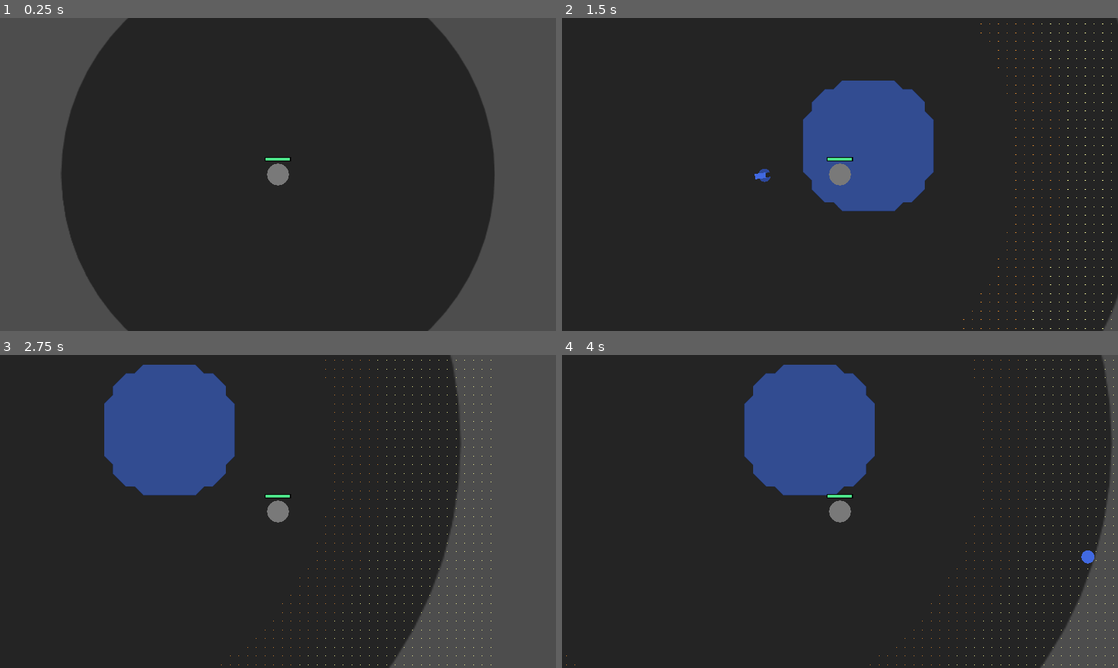
Above: before the commit, frames 1-4 (two rows, left to right).
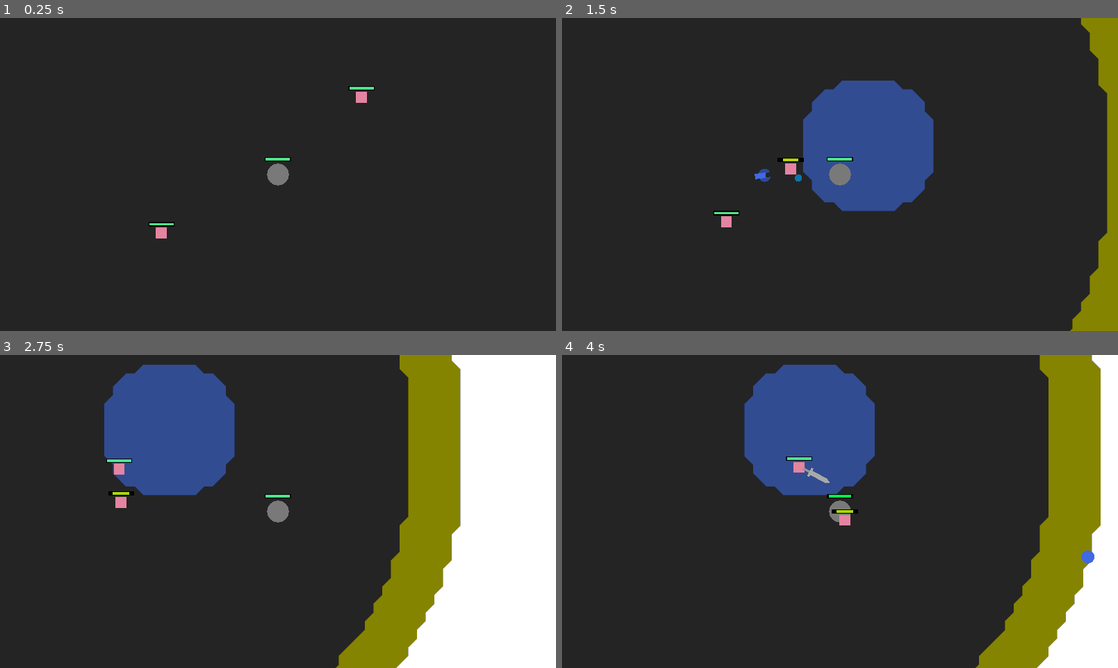
Above: after the commit, the same moments.

Repository: alhimik12/eclipse_showdown
Game: Godot game, scene res://levels/world.tscn
The game is run twice, just before and just after one commit, with the same random seed, the same clock (stepped at 60 frames per second) and the same inputs.
Inputs (mouse positions are in pixels of both pictures, inside the frame that each line leads up to):
- Up to frame 1 (0.25 s): no input
- Up to frame 2 (1.5 s): move the mouse to (962, 158) at 0.52 s; press the mouse at (962, 158) at 0.53 s; hold D (move_right) 0.53-1.28 s; move the mouse to (728, 190) at 1.27 s; release the mouse at (728, 190) at 1.28 s; hold S (move_down) from 1.28 s (still down); right-click (728, 190) at 1.35 s
- Up to frame 3 (2.75 s): move the mouse to (333, 442) at 2.02 s; release S (move_down) at 2.03 s; hold D (move_right) from 2.03 s (still down); tap Mouse wheel down (select_down) at 2.1 s
- Up to frame 4 (4 s): move the mouse to (812, 574) at 2.77 s; release D (move_right) at 2.78 s; hold Q (loadup1) 2.78-3.53 s; tap Mouse wheel up (select_up) at 2.85 s; move the mouse to (1006, 558) at 3.52 s; press the mouse at (1006, 558) at 3.53 s; hold A (more_left) from 3.53 s (still down)

The runs differ from the first frame. In frame 1, 30% of the frame differs, in the area x 0-100%, y 0-100%; in frame 2, 4.1%; in frame 3, 30%, in the area x 19-100%, y 0-100%; in frame 4, 16%.

Commit message:
abandoned moving sun idea + bugfixes

Diff:
--- a/characters/character_class.gd
+++ b/characters/character_class.gd
@@ -12,6 +12,9 @@
 var can_attack = true
 var previous_position = Vector2.ZERO
 var break_radius = 3
+
+func die():
+	queue_free()
 
 func _ready():
 	pass
@@ -42,6 +45,9 @@
 		can_attack = false
 
 	var cell_type = tilemap.get_cell_type(global_position)
+	var sun = tilemap.get_node("sun")
+	if global_position.distance_to(sun.center) > (sun.radius + sun.width) * 20:
+		cell_type = 5
 	match cell_type:
 		0:
 			speed_change = 0.4
--- a/characters/components/hp_manager.gd
+++ b/characters/components/hp_manager.gd
@@ -13,6 +13,7 @@
 	hp -= dmg
 	if hp <= 0:
 		hp = 0
+		get_parent().die()
 	if hp > hp_max:
 		hp = hp_max
 
--- a/characters/enemies/abilities/knife_throw.gd
+++ b/characters/enemies/abilities/knife_throw.gd
@@ -2,6 +2,7 @@
 
 var knife_sc = preload("res://characters/enemies/projectiles/knife.tscn")
 var distance = 160
+var distance_mult = 1
 var duration = 0.3
 var delay = 0.2
 var knife
@@ -10,8 +11,10 @@
 	knife = knife_sc.instantiate()
 	knife.character = get_parent()
 	var speed_mult = enemy.get_speed(1)
-	if speed_mult != 1:
+	if enemy.effect_manager.has_effect["burn"]:
 		knife.modulate = Color.INDIAN_RED
+	else:
+		knife.modulate = Color.DARK_GRAY
 	knife.distance = enemy.get_speed(distance)
 	knife.duration = duration
 	get_parent().get_parent().add_child(knife)
--- a/characters/enemies/bug.gd
+++ b/characters/enemies/bug.gd
@@ -15,6 +15,8 @@
 	global_position = global_position.move_toward(player.global_position, get_speed(speed) * delta)
 	if effect_manager.has_effect["stun"]:
 		can_attack = false
+	if effect_manager.has_effect["burn"]:
+		speed_change = 1.8
 
 func attack(delta):
 	$dash.use()
--- a/characters/enemies/projectiles/enemy_projectile_class.gd
+++ b/characters/enemies/projectiles/enemy_projectile_class.gd
@@ -1,4 +1,20 @@
 class_name enemy_projectile_class extends projectile_class
+
+@export var elemental_color: bool = false
 
 func init():
 	pass
+
+func _ready():
+	print(modulate)
+	area2d.monitoring = true
+	area2d.area_entered.connect(area_entered)
+	if elemental_color:
+		modulate = tilemap.alchemy.element_colors[element]
+
+	start_timer.wait_time = start_time
+	start_timer.one_shot = true
+	start_timer.timeout.connect(on_start)
+	add_child(start_timer)
+	start_timer.start()
+	ready()
--- a/characters/enemies/projectiles/knife.tscn
+++ b/characters/enemies/projectiles/knife.tscn
@@ -15,7 +15,7 @@
 
 [node name="Area2D" type="Area2D" parent="."]
 collision_layer = 0
-collision_mask = 2
+collision_mask = 4
 
 [node name="CollisionShape2D" type="CollisionShape2D" parent="Area2D"]
 position = Vector2(13.5, 0)
--- a/characters/player/player.tscn
+++ b/characters/player/player.tscn
@@ -25,7 +25,7 @@
 texture = ExtResource("1_slvn6")
 
 [node name="Area2D" type="Area2D" parent="."]
-collision_layer = 2
+collision_layer = 4
 collision_mask = 0
 
 [node name="CollisionShape2D" type="CollisionShape2D" parent="Area2D"]
--- a/characters/player/weapons/dartblow.gd
+++ b/characters/player/weapons/dartblow.gd
@@ -5,13 +5,12 @@
 var ammo = max_ammo
 
 func loadup():
-	if ammo < max_ammo:
-		var cell_type = get_cell()
-		if cell_type != -1:
-			element = cell_type
-			ammo = max_ammo
-			clear_cells(cell_type)
-			return true
+	var cell_type = get_cell()
+	if cell_type != -1:
+		element = cell_type
+		ammo = max_ammo
+		clear_cells(cell_type)
+		return true
 	return false
 
 func shoot(time_modifier):
--- a/characters/player/weapons/dartblow.tscn
+++ b/characters/player/weapons/dartblow.tscn
@@ -6,4 +6,4 @@
 script = ExtResource("1_x6det")
 projectile = "res://characters/projectiles/imbued_dart.tscn"
 reload_time = 0.1
-shoot_time = 0.4
+shoot_time = 0.6
--- a/characters/projectiles/imbued_dart.gd
+++ b/characters/projectiles/imbued_dart.gd
@@ -15,6 +15,8 @@
 func hit(target):
 	if element != -1:
 		target.effect_manager.apply_effect(get_element(target))
+	else:
+		dmg /= 2
 	target.get_damage(dmg)
 	hp -= 1
 
--- a/characters/projectiles/projectile_class.gd
+++ b/characters/projectiles/projectile_class.gd
@@ -7,7 +7,7 @@
 @onready var start_timer: Timer = Timer.new()
 @export var start_time = 0.08
 var hp = 1
-@export var dmg: float = 20
+@export var dmg: float = 10
 
 func _ready():
 	area2d.monitoring = true
--- a/levels/world.tscn
+++ b/levels/world.tscn
@@ -15,3 +15,9 @@
 
 [node name="bug" parent="." instance=ExtResource("3_e037o")]
 position = Vector2(-200000, -3)
+
+[node name="bug2" parent="." instance=ExtResource("3_e037o")]
+position = Vector2(-313, 157)
+
+[node name="bug3" parent="." instance=ExtResource("3_e037o")]
+position = Vector2(229, -212)
--- a/potions/engine/marching_squares.gd
+++ b/potions/engine/marching_squares.gd
@@ -7,16 +7,20 @@
 	update()
 
 func refresh(new_points):
+	#print(Time.get_ticks_usec())
 	var cell_new = []
+	#print(len(new_points))
 	for point in new_points:
+		#print("A  ", Time.get_ticks_usec())
 		call_from_point(clear_point, [point, 0, 0, 0])
 		for layer in range(6):
 			call_from_point(remove_from_dict, [point, cell_points, 0, layer])
 		var layer = points.get_cell_source_id(0, point)
-
+		#print("B  ", Time.get_ticks_usec())
 		call_from_point(add_to_list, [point, cell_new, 0, layer])
-
+		#print("C  ", Time.get_ticks_usec())
 		call_from_point(add_to_dict, [point, cell_points, 0, layer])
+	#print("D  ", Time.get_ticks_usec())
 
 	for key in cell_new:
 		for layer in range(6):
@@ -26,6 +30,8 @@
 				var cell = key[0]
 				var cell_type = get_cell_type(values)
 				set_cell(layer, cell, 0, cell_type)
+
+	#print("F  ", Time.get_ticks_usec())
 
 func clear_point(point, _a, _b, _c):
 	for layer in range(6):
--- a/potions/engine/sun.gd
+++ b/potions/engine/sun.gd
@@ -3,10 +3,10 @@
 @onready var tilemap: tile_map_class = get_parent()
 @onready var camera = get_tree().get_first_node_in_group("camera")
 var center = Vector2.ZERO
-var radius = 30
+var radius = 40
 var light_width = 6
 var width = 10
-var clear_radius = 2
+var clear_width = 2
 
 func fill_cell(coordinates: Vector2i, type: int = 0):
 	#var new_type = alchemy.combine_elements(points.get_cell_source_id(0, coordinates), type)
@@ -31,19 +31,35 @@
 
 func set_sun_cell(coords):
 	var dist_to_center = (coords-tilemap.get_cell_coords(center, self)).length()
-	if dist_to_center < radius:
+	if dist_to_center < radius - clear_width:
 		set_cell(0, coords, -1, Vector2i.ZERO)
+	elif dist_to_center < radius:
+		set_cell(0, coords, 6, Vector2i.ZERO)
 	elif dist_to_center < radius + light_width:
 		set_cell(0, coords, 3, Vector2i.ZERO)
 	else:
 		set_cell(0, coords, 5, Vector2i.ZERO)
 
 func timer_timeout():
-	center.x += 25 * $Timer.wait_time
+	center.x += 40
 	update()
 
 func update():
 	clear()
-	tilemap.compute_rectangle_with_hole(center, Vector2(1, 1) * 60 * 32, radius-clear_radius, set_sun_cell, [])
+	tilemap.compute_rectangle_with_hole(center, Vector2(1, 1)*(radius+width)*60,\
+	 radius-clear_width, set_sun_cell, [])
 	$shadow.global_position = center
 	$shadow.scale = Vector2(1, 1) * 1 / 20 * (radius + width) * 0.9
+	transfer_to_points()
+
+func transfer_to_points():
+	var cells = get_used_cells(0)
+	for cell in cells:
+		var src = get_cell_source_id(0, cell)
+		if src == 6:
+			tilemap.clear_cell(cell, 3)
+			tilemap.clear_cell(cell, 5)
+		else:
+			tilemap.set_cell(cell, src)
+	#$"../visuals".refresh(cells)
+	$"../visuals".update()
--- a/potions/engine/tile_map.gd
+++ b/potions/engine/tile_map.gd
@@ -19,6 +19,39 @@
 			binary_string.append(0)
 		count -= 1
 	return binary_string
+
+func compute_ring(center, radius_main, radius, callable, arguments):
+	var center_cell = get_cell_coords(center, points)
+	var size = Vector2(radius_main * 2, radius_main * 2)
+	var radius_circ = radius_main / 20
+	var edges = [center.x - size.x/2, center.x + size.x/2,\
+	 center.y - size.y/2, center.y + size.y/2]
+	var up_left_corner = get_cell_coords(Vector2(edges[0], edges[2]), points)
+	var pointer = up_left_corner
+	var bounds = get_cell_coords(Vector2(center.x, edges[3]), points)
+	while pointer.y <= bounds.y:
+		pointer.x = up_left_corner.x
+		var dist_to_center = (pointer-center_cell).length()
+		while pointer.x <= bounds.x and dist_to_center >= radius:
+			if dist_to_center <= radius_circ:
+				print(radius_circ)
+				compute_cell(pointer, callable, arguments)
+				pointer.x += 1
+				dist_to_center = (pointer-center_cell).length()
+		pointer.y += 1
+
+	var up_right_corner = get_cell_coords(Vector2(edges[1], edges[2]), points)
+	pointer = up_right_corner
+	bounds = get_cell_coords(Vector2(center.x, edges[3]), points )
+	while pointer.y <= bounds.y:
+		pointer.x = up_right_corner.x
+		var dist_to_center = (pointer-center_cell).length()
+		while pointer.x >= bounds.x and dist_to_center >= radius:
+			if dist_to_center <= radius_circ:
+				compute_cell(pointer, callable, arguments)
+				pointer.x -= 1
+				dist_to_center = (pointer-center_cell).length()
+		pointer.y += 1
 
 func compute_rectangle_with_hole(center, size, radius, callable, arguments):
 	var center_cell = get_cell_coords(center, points)
@@ -113,6 +146,9 @@
 		pointer += direction
 	return changed_cells
 
+func set_cell(coords, type):
+	points.set_cell(0, coords, type, Vector2.ZERO)
+
 func fill_cell(coordinates: Vector2i, type: int = 0):
 	var new_type = alchemy.combine_elements(points.get_cell_source_id(0, coordinates), type)
 	points.set_cell(0, coordinates, new_type, Vector2i.ZERO)
--- a/potions/engine/tile_map.tscn
+++ b/potions/engine/tile_map.tscn
@@ -8,6 +8,9 @@
 [ext_resource type="Script" path="res://potions/engine/marching_squares.gd" id="5_kkej3"]
 [ext_resource type="Script" path="res://potions/engine/controls.gd" id="6_l88g6"]
 [ext_resource type="Script" path="res://potions/engine/sun.gd" id="6_t3c8w"]
+
+[sub_resource type="TileSet" id="TileSet_egcye"]
+tile_size = Vector2i(10, 10)
 
 [sub_resource type="TileSetAtlasSource" id="TileSetAtlasSource_4vweb"]
 resource_name = "water"
@@ -51,7 +54,14 @@
 0:0/0 = 0
 0:0/0/modulate = Color(1, 1, 0.603922, 1)
 
-[sub_resource type="TileSet" id="TileSet_egcye"]
+[sub_resource type="TileSetAtlasSource" id="TileSetAtlasSource_5k5kw"]
+resource_name = "delete"
+texture = ExtResource("1_ibgmo")
+texture_region_size = Vector2i(1, 1)
+0:0/0 = 0
+0:0/0/modulate = Color(0.55, 0.275, 0.362083, 1)
+
+[sub_resource type="TileSet" id="TileSet_px2iy"]
 tile_size = Vector2i(10, 10)
 sources/0 = SubResource("TileSetAtlasSource_4vweb")
 sources/1 = SubResource("TileSetAtlasSource_4udw3")
@@ -59,6 +69,7 @@
 sources/3 = SubResource("TileSetAtlasSource_avwgh")
 sources/4 = SubResource("TileSetAtlasSource_2xgxn")
 sources/5 = SubResource("TileSetAtlasSource_aikva")
+sources/6 = SubResource("TileSetAtlasSource_5k5kw")
 
 [sub_resource type="TileSetAtlasSource" id="TileSetAtlasSource_uembk"]
 resource_name = "<null>"
@@ -96,13 +107,15 @@
 format = 2
 
 [node name="sun" type="TileMap" parent="."]
+self_modulate = Color(1, 1, 1, 0)
 scale = Vector2(2, 2)
-tile_set = SubResource("TileSet_egcye")
+tile_set = SubResource("TileSet_px2iy")
 format = 2
 script = ExtResource("6_t3c8w")
 
 [node name="Timer" type="Timer" parent="sun"]
-wait_time = 0.5
+wait_time = 0.2
+one_shot = true
 autostart = true
 
 [node name="shadow" type="Sprite2D" parent="sun"]
--- a/project.godot
+++ b/project.godot
@@ -89,3 +89,4 @@
 
 renderer/rendering_method="gl_compatibility"
 renderer/rendering_method.mobile="gl_compatibility"
+environment/defaults/default_clear_color=Color(1, 1, 1, 1)
Not shown: 1 places in potions/engine/tile_map.tscn that only renumber resources
